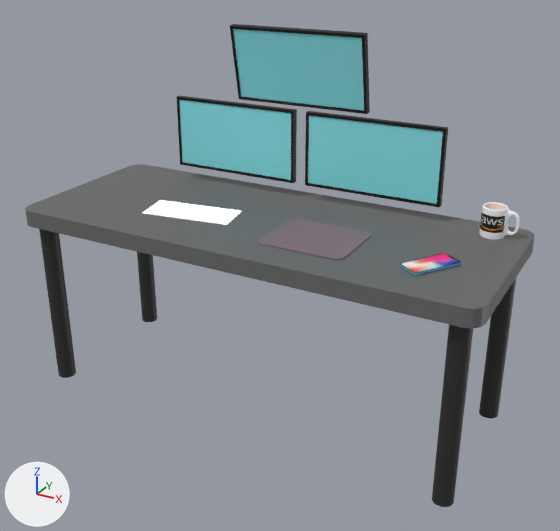
A saved change to the Blender file 3dmodels/scene.blend.
The view is the same before and after, from a 50 mm camera at (7.46, -13.08, 9.74) aimed at (0.34, -0.13, 3.27). Arrows for +X, +Y and +Z are at lower left; the lights stay in place.

Names of what the first picture shows: 'ECRAN1 - GAUCHE', 'ECRAN2 - DROITE', 'ECRAN3 - TOP', 'TASSE', 'clavier', 'iphone', 'pied1', 'pied2', 'pied3', 'pied4', 'plateau', 'tapis'.
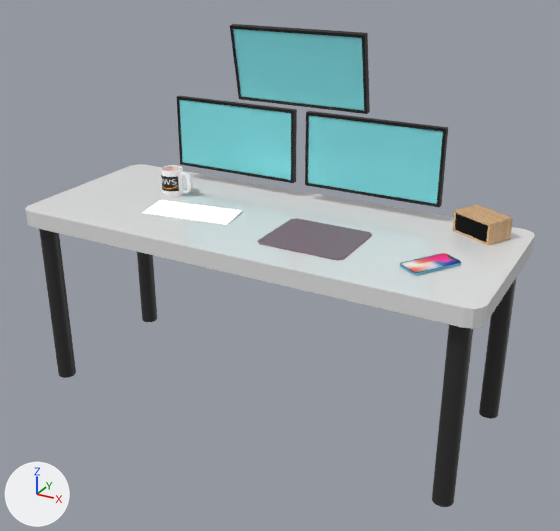
What differs and where, as boxes [x1, y1, x2, y2] in the pictures (560 x 531 px):
```json
{"object": "plateau", "change": "recoloured", "before": [25, 164, 535, 329], "after": [25, 164, 535, 329], "on screen": "grey to white"}
{"object": "TASSE", "change": "moved", "before": [479, 202, 520, 239], "after": [161, 165, 192, 197]}
{"object": "ALARM", "change": "added", "after": [452, 205, 513, 245], "faces in mat_material_008 (picture img_wood_texture_min_jpg)": [452, 205, 513, 245], "faces in mat_material_009 (black #000000)": [455, 213, 488, 242]}
```

The change, as JSON lines over the scene's bpy script:
```json
{"op": "add", "block": "img_wood_texture_min_jpg", "code": ["img_wood_texture_min_jpg = load_image('wood_texture-min.jpg', 'textures/wood_texture-min.jpg', 512, 512, 'sRGB')"]}
{"op": "add", "block": "mat_material_001", "code": ["mat_material_001 = principled_material('Material.001')", "mat_material_001.base_color = (0.8, 0.8, 0.8)  # white #e7e7e7", "mat_material_001.roughness = 0.0", "mat_material_001.specular_ior_level = 1.0", "mat_material_001.specular_tint = (0.8, 0.8, 0.8)  # white #e7e7e7"]}
{"op": "add", "block": "mat_material_009", "code": ["mat_material_009 = principled_material('Material.009')", "mat_material_009.base_color = (0.0, 0.0, 0.0)  # black #000000", "mat_material_009.roughness = 0.0", "mat_material_009.specular_ior_level = 1.0", "mat_material_009.specular_tint = (0.0, 0.0, 0.0)  # black #000000"]}
{"op": "add", "block": "mat_material_008", "code": ["mat_material_008 = principled_material('Material.008')", "mat_material_008.texture = img_wood_texture_min_jpg"]}
{"block": "me_cube", "where": "me_cube.from_pydata(...)  # 32 vertices, 18 faces; spans x -5.0..5.0, y -2.0..2.0, z -0.18..0.18"}
{"op": "remove", "block": "me_cube", "code": "me_cube.materials.append(mat_material)  # dark grey #696969"}
{"op": "add", "block": "me_cube", "code": "me_cube.materials.append(mat_material_001)  # white #e7e7e7"}
{"op": "add", "block": "me_cube_001", "code": ["me_cube_001 = bpy.data.meshes.new('Cube.001')", "me_cube_001.from_pydata(...)  # 24 vertices, 18 faces; spans x -1.0..1.0, y -1.0..0.29, z 0.05..1.0", "# faces by material slot: [17, 1]", "me_cube_001.materials.append(mat_material_008)  # picture img_wood_texture_min_jpg", "me_cube_001.materials.append(mat_material_009)  # black #000000"]}
{"op": "set", "path": "ob_tasse.location", "old": "(4.25, 1.38, 4.15)", "new": "(-2.73, 0.45, 4.15)"}
{"op": "add", "block": "ob_alarm", "code": ["ob_alarm = bpy.data.objects.new('ALARM', me_cube_001)", "ob_alarm.location = (4.14, 1.42, 4.14)", "ob_alarm.rotation_euler = (0.0, 0.0, -0.488)  # degrees (0, 0, -28)", "ob_alarm.scale = (0.472, 0.472, 0.472)"]}
```
